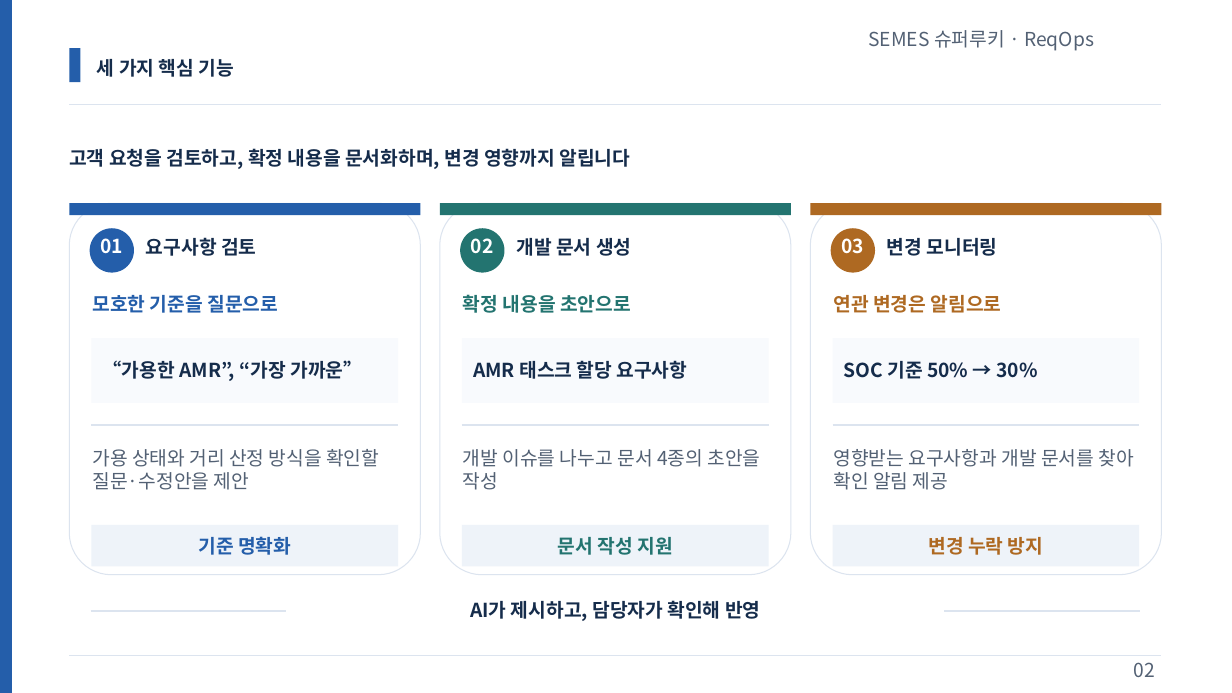
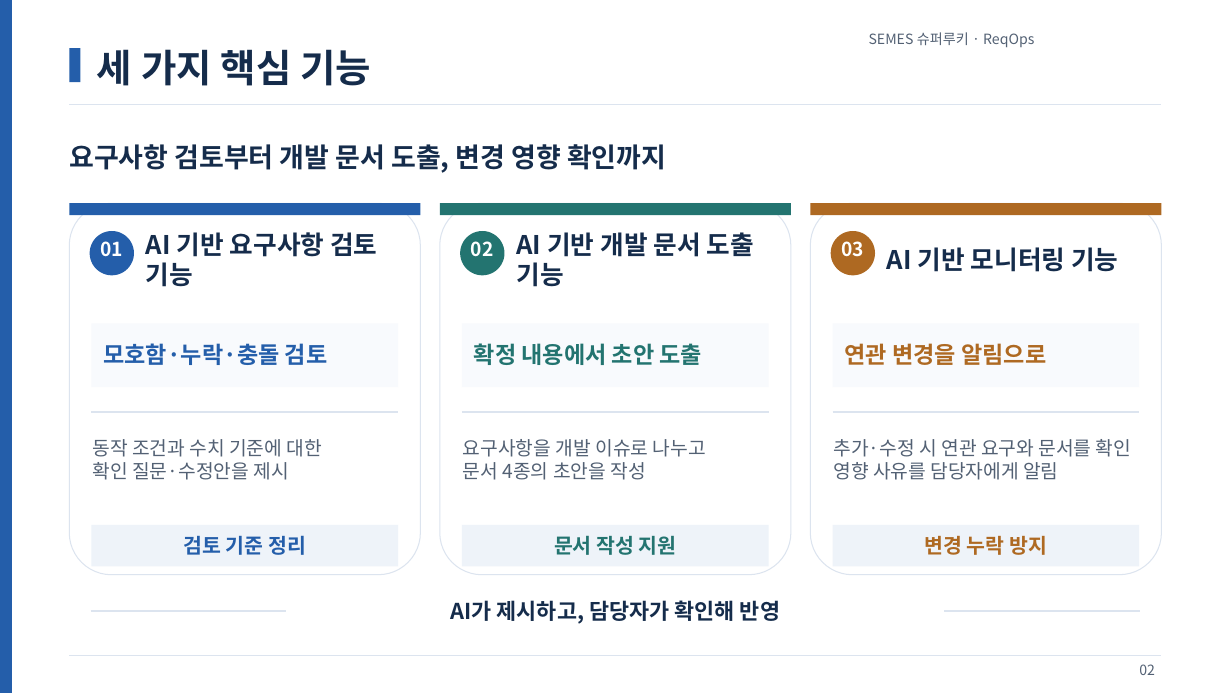
Before and after one commit to jihunhan98/semes-superrookie, a slide deck: slide 2 of docs/presentations/ReqOps_SuperRookie.pptx. Drawn at 1232x693 pixels with LibreOffice and Linux fonts; fonts in the diff are those of the drawing. Boxes give left, top, right and bottom in pixels: in the first picture for what was removed or moved away, otherwise in the second. Text is boxed around its words. In the diff, an @@ line names an element or a change of style, - is before the commit and + after.

Commit message:
docs: restore slide hierarchy and move examples to background

```diff
--- a/docs/presentations/ReqOps_SuperRookie.pptx
+++ b/docs/presentations/ReqOps_SuperRookie.pptx
@@ text "SEMES 슈퍼루키 · ReqOps" at <box>869,32,1034,47</box>: size 15 to 11 pt @@
@@ text "세 가지 핵심 기능" at <box>97,49,371,86</box>: size 15 to 30 pt @@
@@ text at <box>69,144,666,173</box>: text changed; size 15 to 21 pt @@
-고객 요청을 검토하고, 확정 내용을 문서화하며, 변경 영향까지 알립니다
+요구사항 검토부터 개발 문서 도출, 변경 영향 확인까지
@@ text at <box>146,232,377,287</box>: text changed; size 15 to 20 pt @@
-요구사항 검토
+AI 기반 요구사항 검토 기능
@@ text at <box>516,232,754,287</box>: text changed; size 15 to 20 pt @@
-개발 문서 생성
+AI 기반 개발 문서 도출 기능
@@ text at <box>887,247,1118,272</box>: text changed; size 15 to 20 pt @@
-변경 모니터링
+AI 기반 모니터링 기능
@@ text removed at <box>92,295,278,313</box> @@
-모호한 기준을 질문으로
@@ 3 lines, 3 rectangles: place and size @@
-3 lines, 3 rectangles at <box>91,338,1140,425</box>
+3 lines, 3 rectangles at <box>91,323,1140,412</box>
@@ text added at <box>103,343,328,365</box>, 18 pt, text #245EAA, bold @@
+모호함·누락·충돌 검토
@@ text at <box>474,343,703,365</box>: text changed; size 15 to 18 pt @@
-확정 내용을 초안으로
+확정 내용에서 초안 도출
@@ text at <box>845,343,1046,365</box>: text changed; size 15 to 18 pt @@
-연관 변경은 알림으로
+연관 변경을 알림으로
@@ text removed at <box>103,360,362,381</box> @@
-“가용한 AMR”, “가장 가까운”
@@ text removed at <box>473,360,688,379</box> @@
-AMR 태스크 할당 요구사항
@@ text removed at <box>844,361,1037,379</box> @@
-SOC 기준 50% → 30%
@@ text at <box>92,439,322,480</box>: text changed @@
-가용 상태와 거리 산정 방식을 확인할 질문·수정안을 제안
+동작 조건과 수치 기준에 대한
+확인 질문·수정안을 제시
@@ text at <box>463,439,706,480</box>: text changed @@
-개발 이슈를 나누고 문서 4종의 초안을 작성
+요구사항을 개발 이슈로 나누고
+문서 4종의 초안을 작성
@@ text at <box>833,439,1131,480</box>: text changed @@
-영향받는 요구사항과 개발 문서를 찾아 확인 알림 제공
+추가·수정 시 연관 요구와 문서를 확인
+영향 사유를 담당자에게 알림
@@ text at <box>184,535,306,555</box>: text changed; size 15 to 16 pt @@
-기준 명확화
+검토 기준 정리
@@ text "문서 작성 지원" at <box>554,535,677,555</box>: size 15 to 16 pt @@
@@ text "변경 누락 방지" at <box>925,536,1047,555</box>: size 15 to 16 pt @@
@@ text "AI가 제시하고, 담당자가 확인해 반영" at <box>450,600,780,624</box>: size 15 to 17 pt @@
@@ text "02" at <box>1139,664,1155,675</box>: size 15 to 11 pt @@
```
Also in this commit, not shown: 9 other slides changed.
